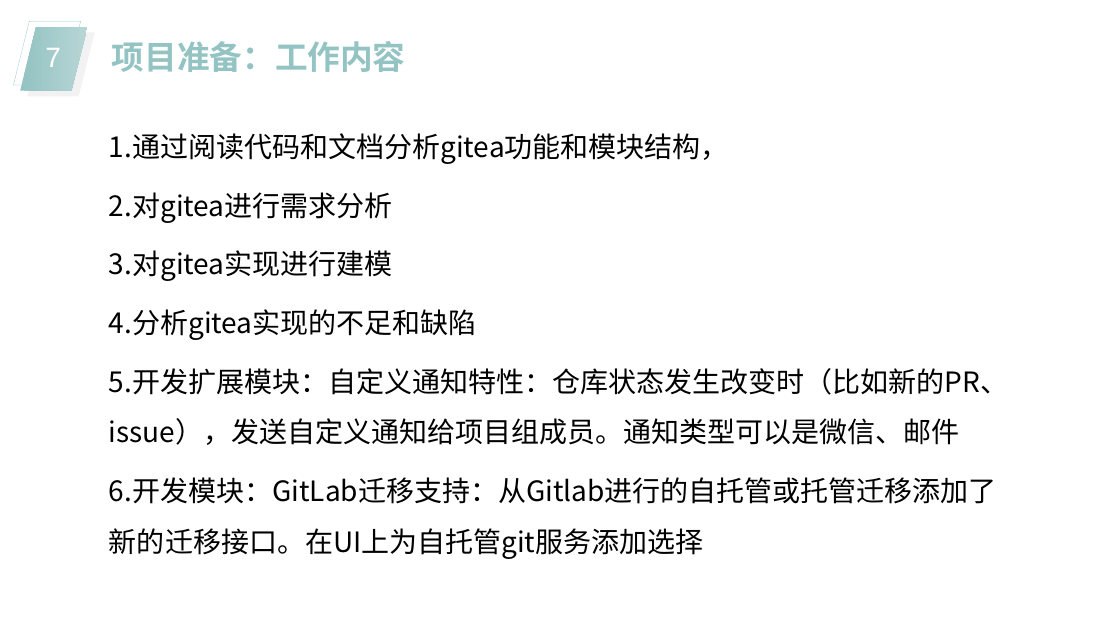
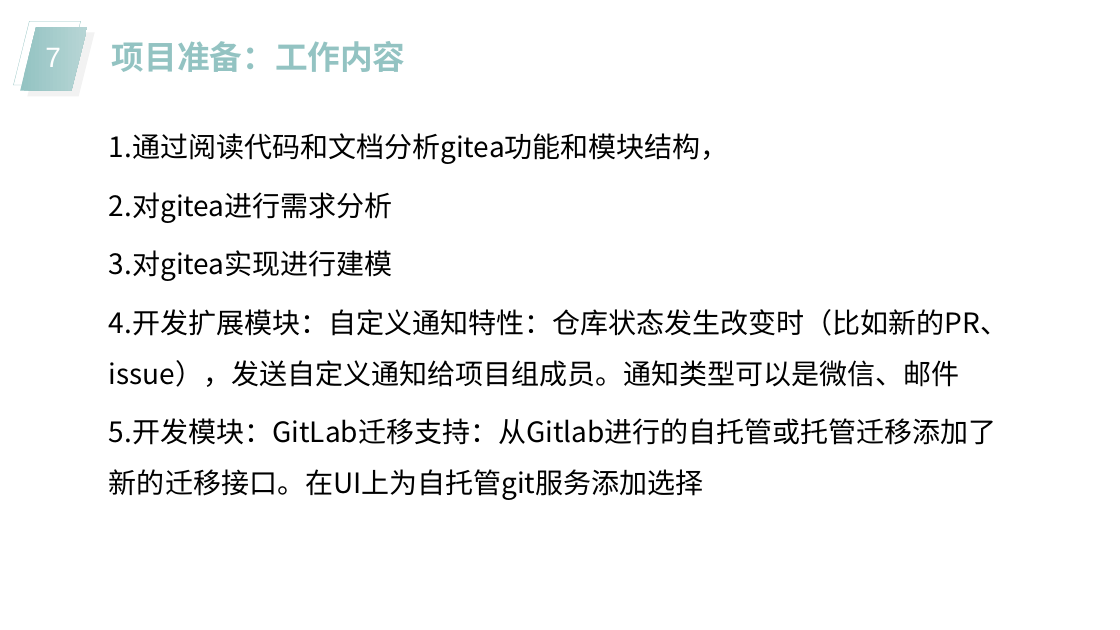
Before and after one commit to bhsei/20_F, a slide deck: slide 7 of 2-课堂汇报/实验一汇报_麦梓健.pptx. Drawn at 1120x630 pixels with LibreOffice and Linux fonts; fonts in the diff are those of the drawing. Boxes give left, top, right and bottom in pixels: in the first picture for what was removed or moved away, otherwise in the second. Text is boxed around its words. In the diff, an @@ line names an element or a change of style, - is before the commit and + after.

```diff
--- a/2-课堂汇报/实验一汇报_麦梓健.pptx
+++ b/2-课堂汇报/实验一汇报_麦梓健.pptx
@@ text at [109,309,477,340]: paragraph removed @@
-4. 分析gitea实现的不足和缺陷
```
Also in this commit, not shown: 3 other slides changed, 2 slides added, 2 other files.
